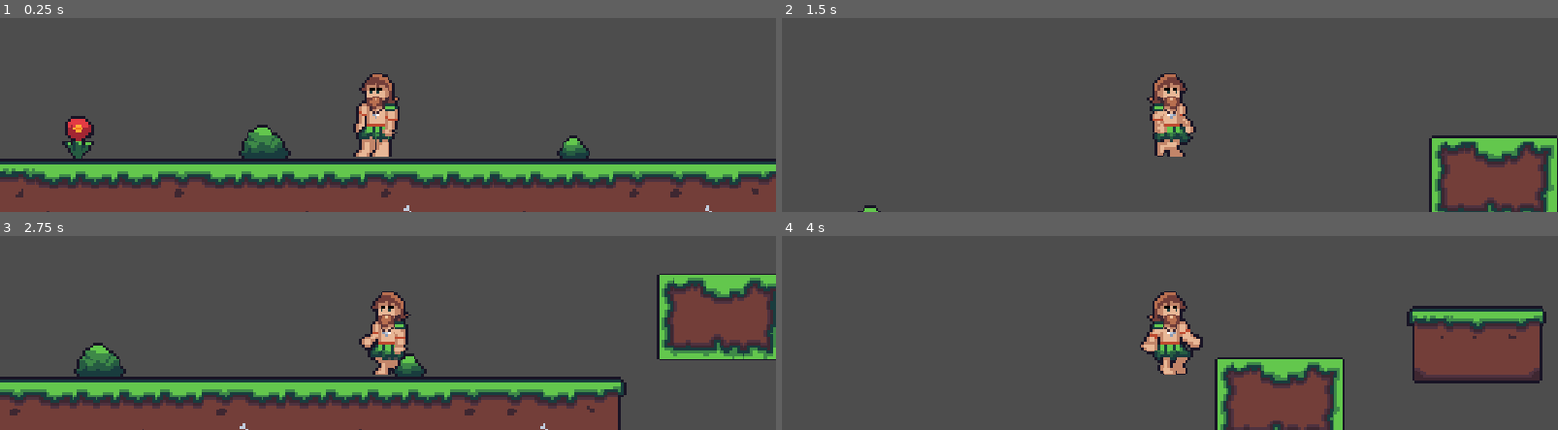
Above: before the commit, frames 1-4 (two rows, left to right).
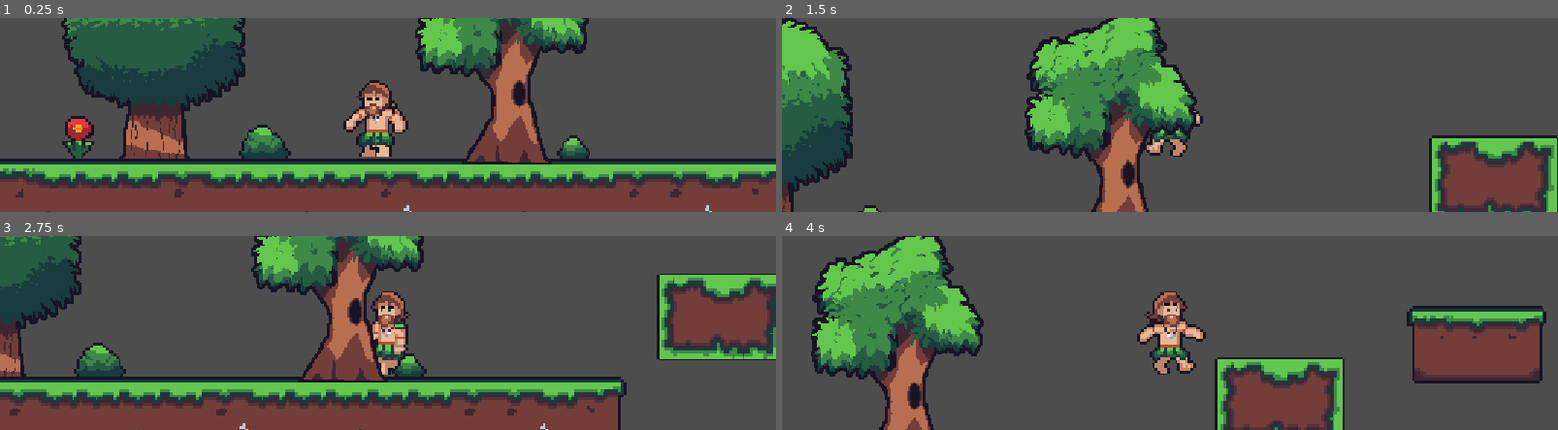
Above: after the commit, the same moments.

Repository: Juliocesar043/Homem-Primitivo
Game: Godot game, scene res://scene/game.tscn
Two runs of this game, one before a commit and one after it. Both use one fixed random seed, a clock stepped at 60 frames per second and the inputs below.
Inputs:
- Up to frame 1 (0.25 s): no input
- Up to frame 2 (1.5 s): tap Enter (ui_accept) at 0.5, 0.77 s; hold Right (ui_right) from 0.53 s (still down)
- Up to frame 3 (2.75 s): tap Enter (ui_accept) at 1.52 s; release Right (ui_right) at 2.03 s; hold Left (ui_left) from 2.03 s (still down)
- Up to frame 4 (4 s): release Left (ui_left) at 2.78 s; hold Right (ui_right) from 2.78 s (still down); tap Enter (ui_accept) at 3.02, 3.77 s

The runs differ from the first frame. In frame 1, 22% of the frame differs, in the area x 7-76%, y 0-76%; in frame 2, 21%; in frame 3, 14%; in frame 4, 15%.

Commit message:
alteracao no codigo do player e adicionando arvores

Diff:
--- a/entidades/player.tscn
+++ b/entidades/player.tscn
@@ -1,13 +1,18 @@
 [gd_scene format=3 uid="uid://gdtj37juuvoo"]
 
 [ext_resource type="Script" uid="uid://d00lvue82f57u" path="res://scripts/player.gd" id="1_11m8g"]
-[ext_resource type="Texture2D" uid="uid://vlm4y0qmljvl" path="res://sprites/idle.png" id="2_kp4u0"]
-[ext_resource type="Texture2D" uid="uid://bd6jjgrnqgkjw" path="res://sprites/Andando-Personagem.png" id="3_kp4u0"]
+[ext_resource type="Texture2D" uid="uid://c07no8vaonacd" path="res://sprites/idle.png" id="2_kp4u0"]
+[ext_resource type="Texture2D" uid="uid://cql6uolb6rvtf" path="res://sprites/pular.png" id="3_0p7bn"]
+[ext_resource type="Texture2D" uid="uid://7m6l7vuky3p6" path="res://sprites/Andando-Personagem.png" id="3_kp4u0"]
 
 [sub_resource type="CapsuleShape2D" id="CapsuleShape2D_hdgg5"]
 radius = 4.3823814
 height = 130.0
 
+[sub_resource type="AtlasTexture" id="AtlasTexture_yrqjl"]
+atlas = ExtResource("3_0p7bn")
+region = Rect2(384, 0, 128, 132)
+
 [sub_resource type="AtlasTexture" id="AtlasTexture_0p7bn"]
 atlas = ExtResource("2_kp4u0")
 region = Rect2(0, 0, 128, 132)
@@ -55,6 +60,22 @@
 [sub_resource type="AtlasTexture" id="AtlasTexture_kq7hh"]
 atlas = ExtResource("2_kp4u0")
 region = Rect2(1408, 0, 128, 132)
+
+[sub_resource type="AtlasTexture" id="AtlasTexture_kcewq"]
+atlas = ExtResource("3_0p7bn")
+region = Rect2(128, 0, 128, 132)
+
+[sub_resource type="AtlasTexture" id="AtlasTexture_tg13l"]
+atlas = ExtResource("3_0p7bn")
+region = Rect2(256, 0, 128, 132)
+
+[sub_resource type="AtlasTexture" id="AtlasTexture_iu2lu"]
+atlas = ExtResource("3_0p7bn")
+region = Rect2(512, 0, 128, 132)
+
+[sub_resource type="AtlasTexture" id="AtlasTexture_olv0n"]
+atlas = ExtResource("3_0p7bn")
+region = Rect2(0, 0, 128, 132)
 
 [sub_resource type="AtlasTexture" id="AtlasTexture_1bqy4"]
 atlas = ExtResource("3_kp4u0")
@@ -99,6 +120,14 @@
 [sub_resource type="SpriteFrames" id="SpriteFrames_hdgg5"]
 animations = [{
 "frames": [{
+"duration": 3.0,
+"texture": SubResource("AtlasTexture_yrqjl")
+}],
+"loop": 1,
+"name": &"fall",
+"speed": 1.0
+}, {
+"frames": [{
 "duration": 1.0,
 "texture": SubResource("AtlasTexture_0p7bn")
 }, {
@@ -135,11 +164,33 @@
 "duration": 1.0,
 "texture": SubResource("AtlasTexture_kq7hh")
 }],
-"loop": true,
+"loop": 1,
 "name": &"idle",
 "speed": 5.0
 }, {
 "frames": [{
+"duration": 0.1,
+"texture": SubResource("AtlasTexture_kcewq")
+}, {
+"duration": 3.0,
+"texture": SubResource("AtlasTexture_tg13l")
+}],
+"loop": 1,
+"name": &"jump",
+"speed": 1.0
+}, {
+"frames": [{
+"duration": 1.0,
+"texture": SubResource("AtlasTexture_iu2lu")
+}, {
+"duration": 1.0,
+"texture": SubResource("AtlasTexture_olv0n")
+}],
+"loop": 0,
+"name": &"land",
+"speed": 5.0
+}, {
+"frames": [{
 "duration": 1.0,
 "texture": SubResource("AtlasTexture_1bqy4")
 }, {
@@ -170,7 +221,7 @@
 "duration": 1.0,
 "texture": SubResource("AtlasTexture_3k7ag")
 }],
-"loop": true,
+"loop": 1,
 "name": &"walk",
 "speed": 10.0
 }]
@@ -186,7 +237,7 @@
 
 [node name="AnimatedSprite2D" type="AnimatedSprite2D" parent="." unique_id=1527523247]
 sprite_frames = SubResource("SpriteFrames_hdgg5")
-animation = &"walk"
+animation = &"land"
 autoplay = "idle"
 
 [node name="Camera2D" type="Camera2D" parent="." unique_id=1935901381]
--- a/project.godot
+++ b/project.godot
@@ -12,7 +12,7 @@
 
 config/name="teste"
 run/main_scene="uid://du1cg3b1v5yu"
-config/features=PackedStringArray("4.6", "Forward Plus")
+config/features=PackedStringArray("4.7", "Forward Plus")
 config/icon="res://icon.svg"
 
 [display]
--- a/scene/game.tscn
+++ b/scene/game.tscn
@@ -2,6 +2,7 @@
 
 [ext_resource type="PackedScene" uid="uid://gdtj37juuvoo" path="res://entidades/player.tscn" id="1_5kiuu"]
 [ext_resource type="Texture2D" uid="uid://bp2yi68sc7hjt" path="res://sprites/tileset-chao.png" id="2_dbls1"]
+[ext_resource type="Texture2D" uid="uid://bowre5g670wtv" path="res://sprites/arvores.png" id="3_33cqm"]
 
 [sub_resource type="TileSetAtlasSource" id="TileSetAtlasSource_33cqm"]
 texture = ExtResource("2_dbls1")
@@ -63,9 +64,19 @@
 11:9/size_in_atlas = Vector2i(3, 1)
 11:9/0 = 0
 
+[sub_resource type="TileSetAtlasSource" id="TileSetAtlasSource_xwcet"]
+texture = ExtResource("3_33cqm")
+texture_region_size = Vector2i(21, 18)
+1:0/size_in_atlas = Vector2i(13, 20)
+1:0/0 = 0
+1:0/0/z_index = 1
+14:0/size_in_atlas = Vector2i(14, 20)
+14:0/0 = 0
+
 [sub_resource type="TileSet" id="TileSet_hdgg5"]
 physics_layer_0/collision_layer = 1
 sources/0 = SubResource("TileSetAtlasSource_33cqm")
+sources/2 = SubResource("TileSetAtlasSource_xwcet")
 
 [node name="game" type="Node2D" unique_id=784602744]
 
@@ -74,5 +85,5 @@
 
 [node name="TileMapLayer" type="TileMapLayer" parent="." unique_id=108387093]
 position = Vector2(1, 0)
-tile_map_data = PackedByteArray("AAD//wUAAAAEAAEAAABLAAUAAAA …(1920 unchanged characters)… LAAkAAAA3AAMAAAAOAAkAAAAHAAEAAAAPAAgAAAA=")
+tile_map_data = PackedByteArray("AAD//wUAAAAEAAEAAABLAAUAAAA …(1920 unchanged characters)… LAAkAAAA3AAMAAAAOAAkAAAAHAAEAAAAPAAgAAAAwAPr/AgABAAAAAAAOAPr/AgAOAAAAAAA=")
 tile_set = SubResource("TileSet_hdgg5")
--- a/scripts/player.gd
+++ b/scripts/player.gd
@@ -1,36 +1,60 @@
 extends CharacterBody2D
+
 @onready var anim: AnimatedSprite2D = $AnimatedSprite2D
 
-
-
+var was_in_air: bool = false
+var is_landing: bool = false
 const SPEED = 300.0
 const JUMP_VELOCITY = -600.0
 
-
 func _physics_process(delta: float) -> void:
-	# Add the gravity.
+	# Aplica a gravidade
 	if not is_on_floor():
 		velocity += get_gravity() * delta
 
-	# Handle jump.
+	# Lida com o pulo
 	if Input.is_action_just_pressed("ui_accept") and is_on_floor():
 		velocity.y = JUMP_VELOCITY
 
-	# Get the input direction and handle the movement/deceleration.
-	# As good practice, you should replace UI actions with custom gameplay actions.
+	# Pega a direção e lida com o movimento
 	var direction := Input.get_axis("ui_left", "ui_right")
 	if direction:
 		velocity.x = direction * SPEED
 	else:
 		velocity.x = move_toward(velocity.x, 0, SPEED)
 
-	if direction < 0:
-		anim.flip_h = false
-		anim.play("walk")
-	elif direction > 0:
-		anim.flip_h = true
-		anim.play("walk")
-	else:
-		anim.play("idle")
 
 	move_and_slide()
+
+	# 1. Detecta o exato momento em que ele encosta no chão
+	if is_on_floor() and was_in_air:
+		is_landing = true
+		anim.play("land")
+
+	# 2. Atualiza a variável para o próximo frame
+	was_in_air = not is_on_floor()
+
+	# 3. Lógica de transição de animações
+	if not is_on_floor():
+		if velocity.y < 0:
+			anim.play("jump")
+		else:
+			anim.play("fall")
+	else:
+		if is_landing:
+			if velocity.x != 0:
+				is_landing = false
+				anim.play("walk")
+		else:
+			if direction > 0:
+				anim.flip_h = true
+				anim.play("walk")
+			elif direction < 0:
+				anim.flip_h = false
+				anim.play("walk")
+			else:
+				anim.play("idle")
+
+func _on_animated_sprite_2d_animation_finished() -> void:
+	if anim.animation == "land":
+		is_landing = false
Binary file added: sprites/arvores.png
Binary file added: sprites/pular.png
